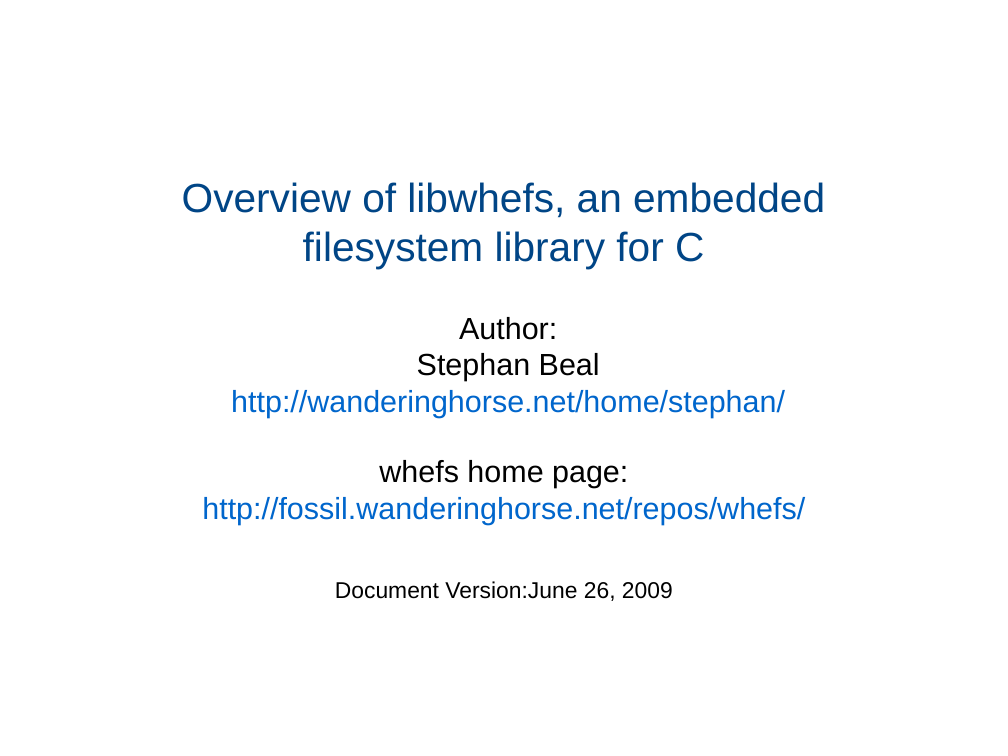
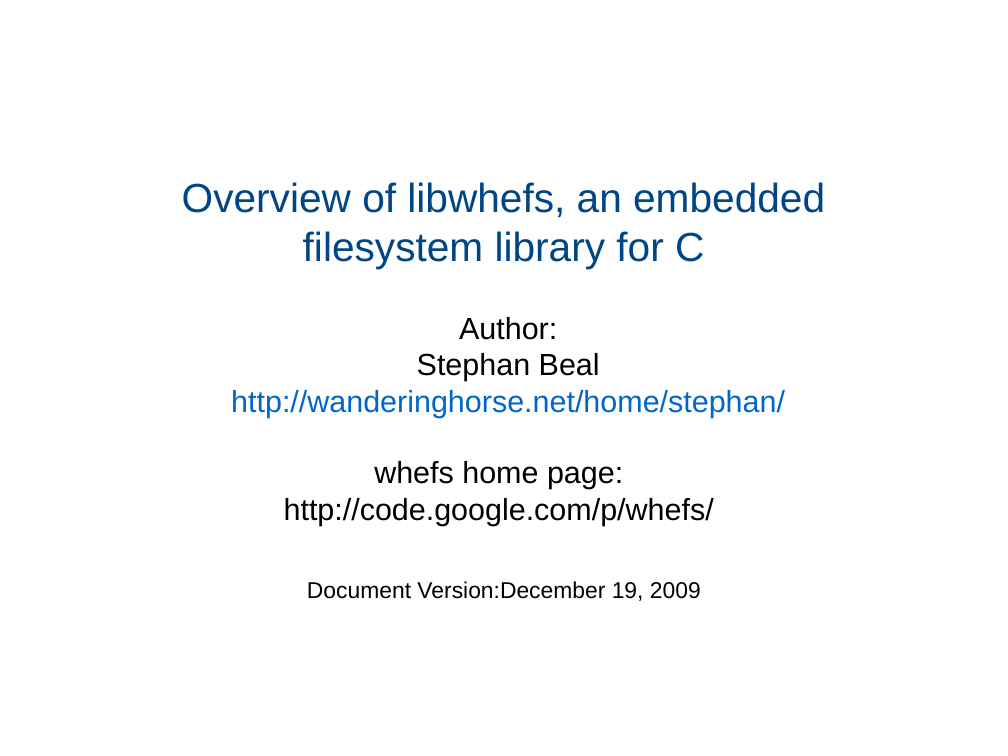
Before and after one commit to ColinGilbert/whefs, a slide deck: slide 1 of doc/libwhefs-overview.odp. Drawn at 1008x756 pixels with LibreOffice and Linux fonts; fonts in the diff are those of the drawing. Boxes give left, top, right and bottom in pixels: in the first picture for what was removed or moved away, otherwise in the second. Text is boxed around its words. In the diff, an @@ line names an element or a change of style, - is before the commit and + after.

Commit message:
corrected home page URL (was pointing to old site)

```diff
--- a/doc/libwhefs-overview.odp
+++ b/doc/libwhefs-overview.odp
@@ text at (284,461,714,526): text changed; text colour #0066CC to #000000 @@
-whefs home page:
-http://fossil.wanderinghorse.net/repos/whefs/
+whefs home page:
+http://code.google.com/p/whefs/
@@ text at (307,581,701,601): text changed @@
-Document Version:June 26, 2009
+Document Version:December 19, 2009
```
